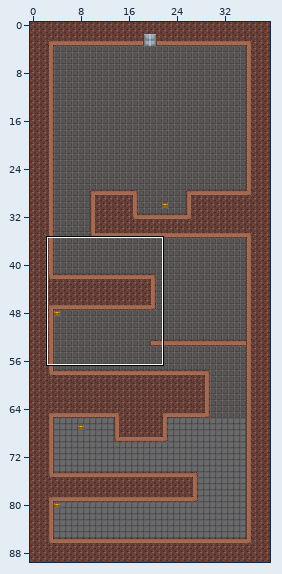
Tiled map: android/assets/Mapas/Nivel1.tmx. Above, an overview of the earlier version with the close-up marked.
Close-up. First the earlier version:
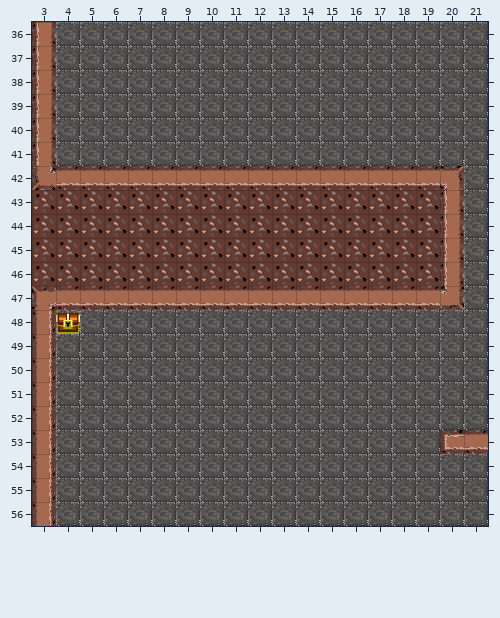
Cells are 32x32 px. Shown: x 3..21, y 36..56. The commit also changed other parts of the map, which this record leaves out.
After the commit:
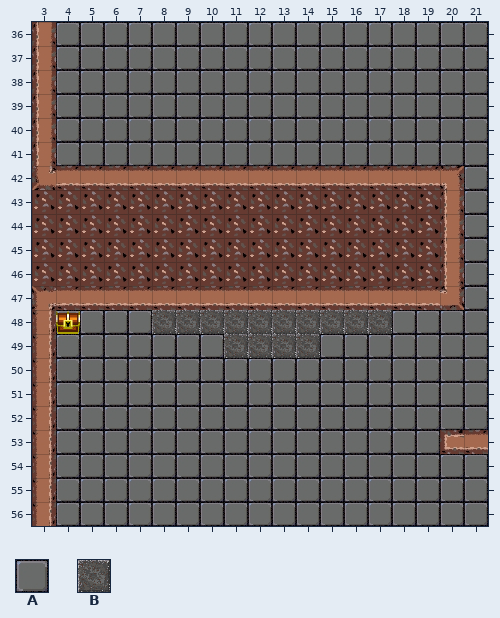
Key: from "2b7ae0f4-3755-4249-b77c-aa1f1f": A 0, B 2.
_ is an empty cell.
The exact change:
Layer "Suelo":
Tile A replaces tile B in rows 36 to 41 at x 4 to 21; in rows 42 to 47 at x 21; in row 48 at x 4 to 7 and 18 to 21; in row 49 at x 4 to 10 and 15 to 21; in rows 50 to 52 at x 4 to 21; in row 53 at x 4 to 19.
Tile A replaces tile B in rows 54 to 56 at x 4 to 21.
Where, in picture pixels (left, top, right, bottom), the same in both close-ups:
changed: (56, 22, 488, 526)
